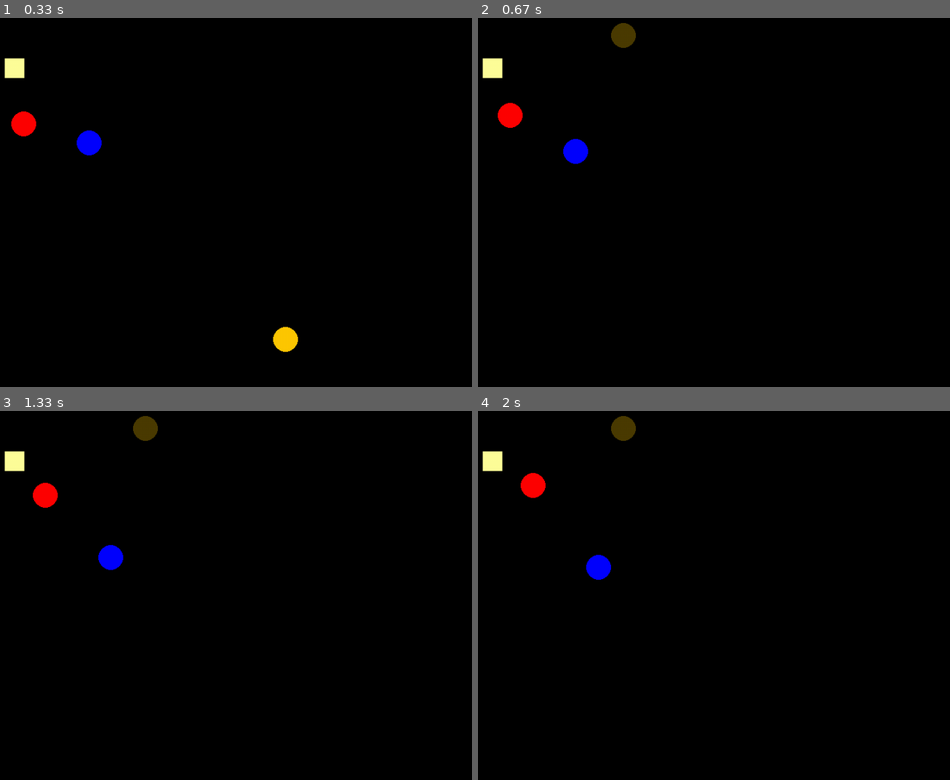
Above: before the commit, frames 1-4 (two rows, left to right).
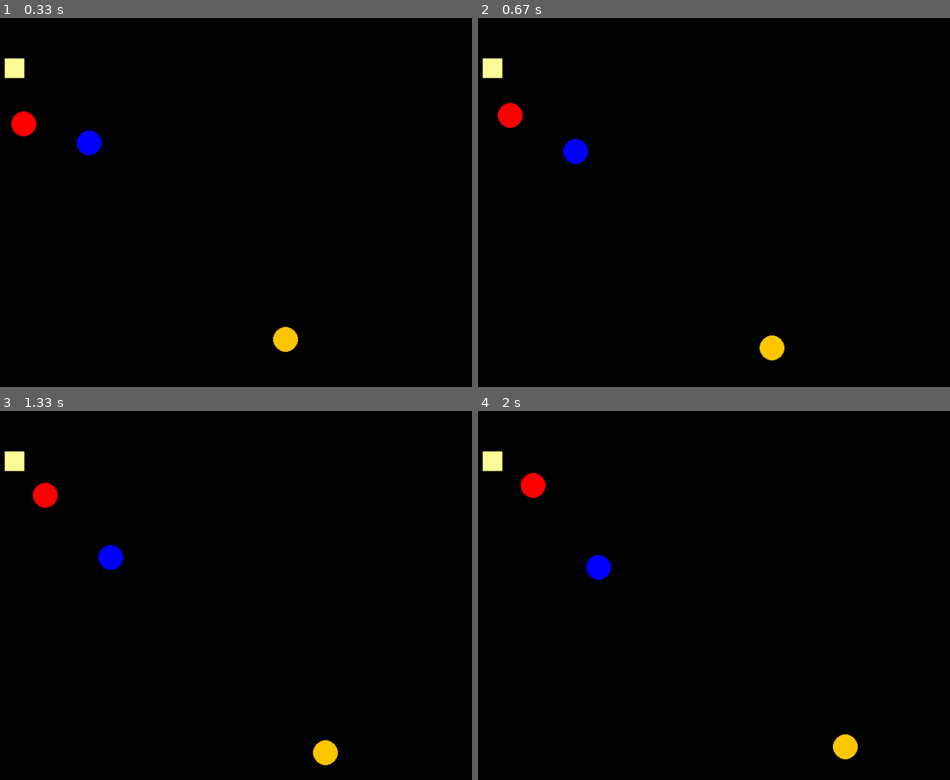
Above: after the commit, the same moments.

Repository: chauncy-crib/tagprobot-ml
Game: pygame game, started from python/main.py
The game is run twice, just before and just after one commit, with the same random seed, the same clock (stepped at 60 frames per second) and the same inputs.
Inputs:
- Up to frame 1 (0.33 s): no input
- Up to frame 2 (0.67 s): tap K at 0.33 s
- Up to frame 3 (1.33 s): hold Right 0.67-1.13 s; hold Up from 1.17 s (still down)
- Up to frame 4 (2 s): release Up at 1.47 s; hold Right 1.5-1.97 s

Frame 1 is identical in both runs. In frame 2, 0.6% of the frame differs, in the area x 28-66%, y 1-93%; in frame 3, 0.6%; in frame 4, 0.6%, in the area x 28-81%, y 1-95%.

Commit message:
refactor to make methods immutable

Diff:
--- a/python/input/input.py
+++ b/python/input/input.py
@@ -5,7 +5,7 @@
 from typing import Dict
 
 
-@dataclass(frozen=True)
+@dataclass
 class Keys:
     left_pressed: bool = False
     right_pressed: bool = False
@@ -24,6 +24,6 @@
         return Keys(press_left, not press_left, press_up, not press_up)
 
 
-@dataclass(frozen=True)
+@dataclass
 class Input:
     commands: Dict[UUID, Keys]
--- a/python/main.py
+++ b/python/main.py
@@ -50,8 +50,8 @@
         else:
             current_input = Input({ego_ball.id: Keys.from_pygame_pressed(pygame_pressed)})
 
-        world_state.handle_input(current_input)
-        world_state.next_state(delta_t_ms)
+        world_state = world_state.handle_input(current_input)
+        world_state = world_state.next_state(delta_t_ms)
         world_state.draw(screen)
         pygame.display.flip()
 
--- a/python/state/ball.py
+++ b/python/state/ball.py
@@ -67,10 +67,7 @@
         # TODO (altodyte): This should return True if the ball is on a team tile matching its color
         return False
 
-    def handle_input(self, keypresses: Keys) -> None:
-        self.ax, self.ay = self.accels_from_input(keypresses)
-
-    def simulate_input(self, keypresses: Keys) -> 'Ball':
+    def handle_input(self, keypresses: Keys) -> 'Ball':
         ax, ay = self.accels_from_input(keypresses)
         return replace(self, ax=ax, ay=ay)
 
@@ -92,9 +89,10 @@
             accel *= 1.50  # bonus for just having team tile
         return int(accel)
 
-    def update(self, dt: int) -> None:
-        self.on_team_tile = self.is_on_team_tile(None)
-        self.x, self.y, self.vx, self.vy = self._difference_eq_update(dt)
+    def update(self, dt: int) -> 'Ball':
+        on_team_tile = self.is_on_team_tile(None)
+        x, y, vx, vy = self._difference_eq_update(dt)
+        return replace(self, on_team_tile=on_team_tile, x=x, y=y, vx=vx, vy=vy)
 
     def _difference_eq_update(self, dt: int) -> Tuple[float, float, float, float]:
         """
@@ -117,12 +115,9 @@
 
         return (x, y, vx, vy)
 
-    def handle_pop(self) -> None:
-        self.has_flag = False
-        self.is_popped = True
+    def handle_pop(self) -> 'Ball':
         # TODO use spawn regions
-        self.x = 300
-        self.y = 50
+        return replace(self, has_flag=False, is_popped=True, x=300, y=50)
 
     def on_same_team(self, other_ball: 'Ball') -> bool:
         if self.team == Team.EGO or self.team == Team.FRIEND:
--- a/python/state/state.py
+++ b/python/state/state.py
@@ -1,6 +1,7 @@
 import random
 from typing import Dict, List
 from uuid import UUID
+from dataclasses import replace
 
 from visualization.drawable import Drawable
 from input.input import Input
@@ -13,71 +14,89 @@
 class State(Drawable):
     def __init__(self, balls: List[Ball], flag: Flag):
         self.flag = flag
-        self.balls: Dict[UUID, Ball] = {b.id: b for b in balls}
+        self.balls = balls
         self.friendly_score = 0
         self.enemy_score = 0
 
+        ball_ids = {b.id for b in balls}
         num_foe_balls = sum(1 for b in balls if b.team is Team.FOE)
         num_friendly_balls = sum(1 for b in balls if b.team is Team.FRIEND)
         num_ego_balls = sum(1 for b in balls if b.team is Team.EGO)
+        assert(len(ball_ids) == len(balls))
         assert(num_foe_balls <= 4)
         assert(num_friendly_balls < 4)
         assert(num_ego_balls == 1)
         assert(len(self.balls) == len(balls))
 
     def draw(self, screen) -> None:
-        for ball in self.balls.values():
+        for ball in self.balls:
             ball.draw(screen)
-
         self.flag.draw(screen)
 
-    def handle_input(self, user_input: Input) -> None:
-        for uid, keys in user_input.commands.items():
-            self.balls[uid].handle_input(keys)
+    def handle_input(self, user_input: Input) -> 'State':
+        commands = user_input.commands
+        balls = [ball.handle_input(commands[ball.id]) if ball.id in commands
+                 else ball for ball in self.balls]
+        return State(
+            balls=balls,
+            flag=self.flag
+        )
 
-    def next_state(self, dt: int) -> None:
+    def next_state(self, dt: int) -> 'State':
         """
         :param int dt: time elapsed in milliseconds
         """
-        for b in self.balls.values():
-            b.update(dt)
+
+        balls = [b.update(dt) for b in self.balls]
+        flag = self.flag
+        for b in balls:
             if b.has_flag:
-                self.flag.x, self.flag.y = b.x, b.y
+                flag = Flag(
+                    x=b.x,
+                    y=b.y,
+                    being_carried=self.flag.being_carried
+                )
 
         # TODO check if any balls have popped on the environment (e.g. spikes).
 
         # Check if any balls have tagged another ball. Do in random order for fairness.
-        for ball in random.sample(list(self.balls.values()), len(self.balls)):
-            if self.ball_gets_tagged(ball):
+        for i in range(len(balls)):
+            ball = balls[i]
+            if self.ball_gets_tagged(ball, balls):
                 if ball.has_flag:
-                    self.flag.being_carried = False
-                ball.handle_pop()
+                    flag = Flag(flag.x, flag.y, being_carried=False)
+                balls[i] = ball.handle_pop()
 
         # TODO decide if the flag should be automatically passed to a tagger.
         # If the flag isn't being carried, see if any balls can grab it. Random order for fairness.
-        if not self.flag.being_carried:
-            for ball in random.sample(list(self.balls.values()), len(self.balls)):
-                if self.ball_gets_flag(ball):
-                    self.flag.being_carried = True
-                    ball.has_flag = True
+        if not flag.being_carried:
+            for i in range(len(balls)):
+                ball = balls[i]
+                if self.ball_gets_flag(ball, flag):
+                    flag = Flag(flag.x, flag.y, being_carried=True)
+                    balls[i] = replace(ball, has_flag=True)
                     break
 
-        num_flag_carriers = sum(1 for b in self.balls.values() if b.has_flag)
+        num_flag_carriers = sum(1 for b in balls if b.has_flag)
         assert(num_flag_carriers <= 1)
+        return State(
+            balls=balls,
+            flag=flag,
+        )
 
     def get_ego_ball(self):
         return next(ball for ball in self.balls.values() if ball.team == Team.EGO)
 
-    def ball_gets_flag(self, ball: Ball) -> bool:
-        if self.flag.being_carried:
+    def ball_gets_flag(self, ball: Ball, flag: Flag) -> bool:
+        if flag.being_carried:
             return False
-        combined_radius = ball.radius + self.flag.radius
-        ball_flag_dist = math.dist(ball.x, ball.y, self.flag.x, self.flag.y)
+        combined_radius = ball.radius + flag.radius
+        ball_flag_dist = math.dist(ball.x, ball.y, flag.x, flag.y)
 
         return ball_flag_dist <= combined_radius
 
-    def ball_gets_tagged(self, ball: Ball) -> bool:
-        for other_ball in self.balls.values():
+    def ball_gets_tagged(self, ball: Ball, balls: [Ball]) -> bool:
+        for other_ball in balls:
             if other_ball.id == ball.id:
                 continue
             if other_ball.is_popped or ball.is_popped:
